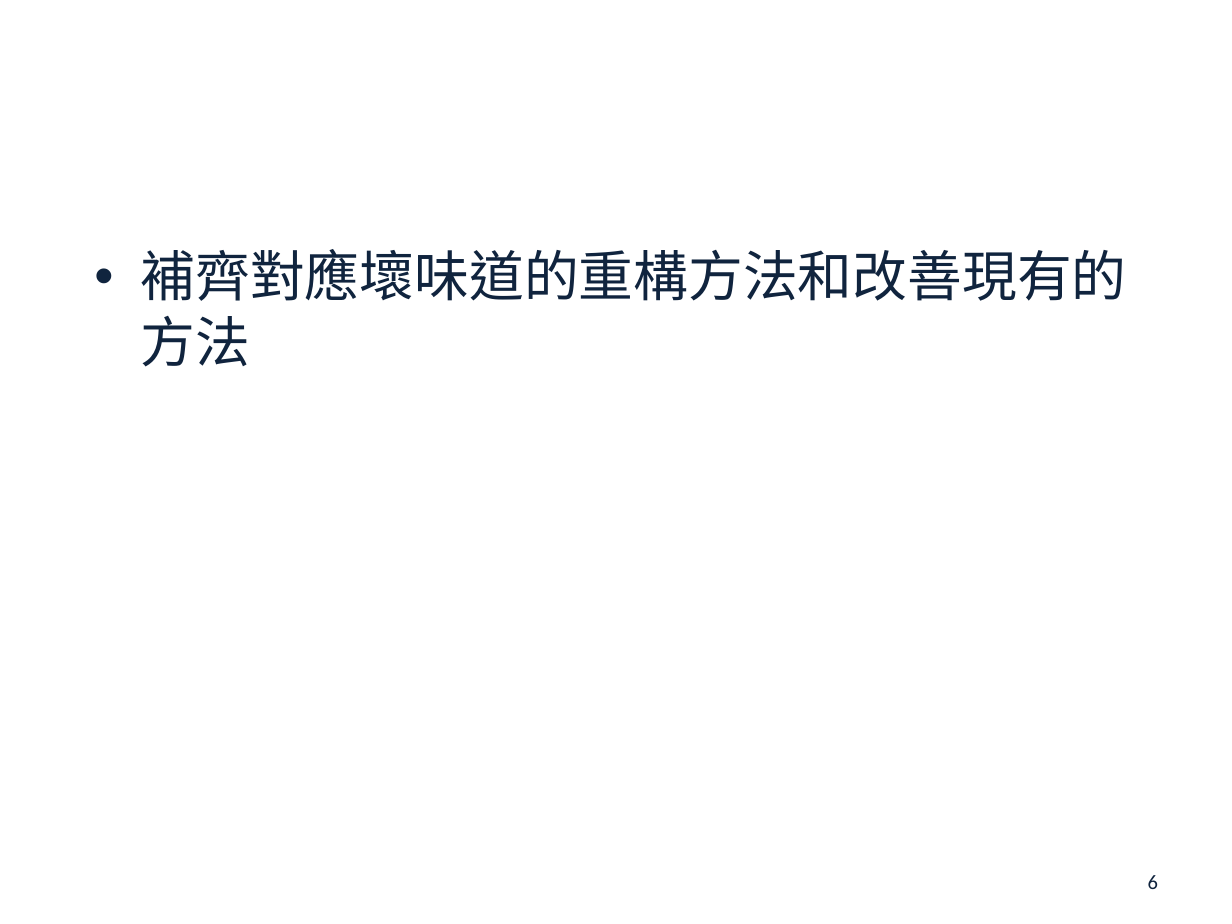
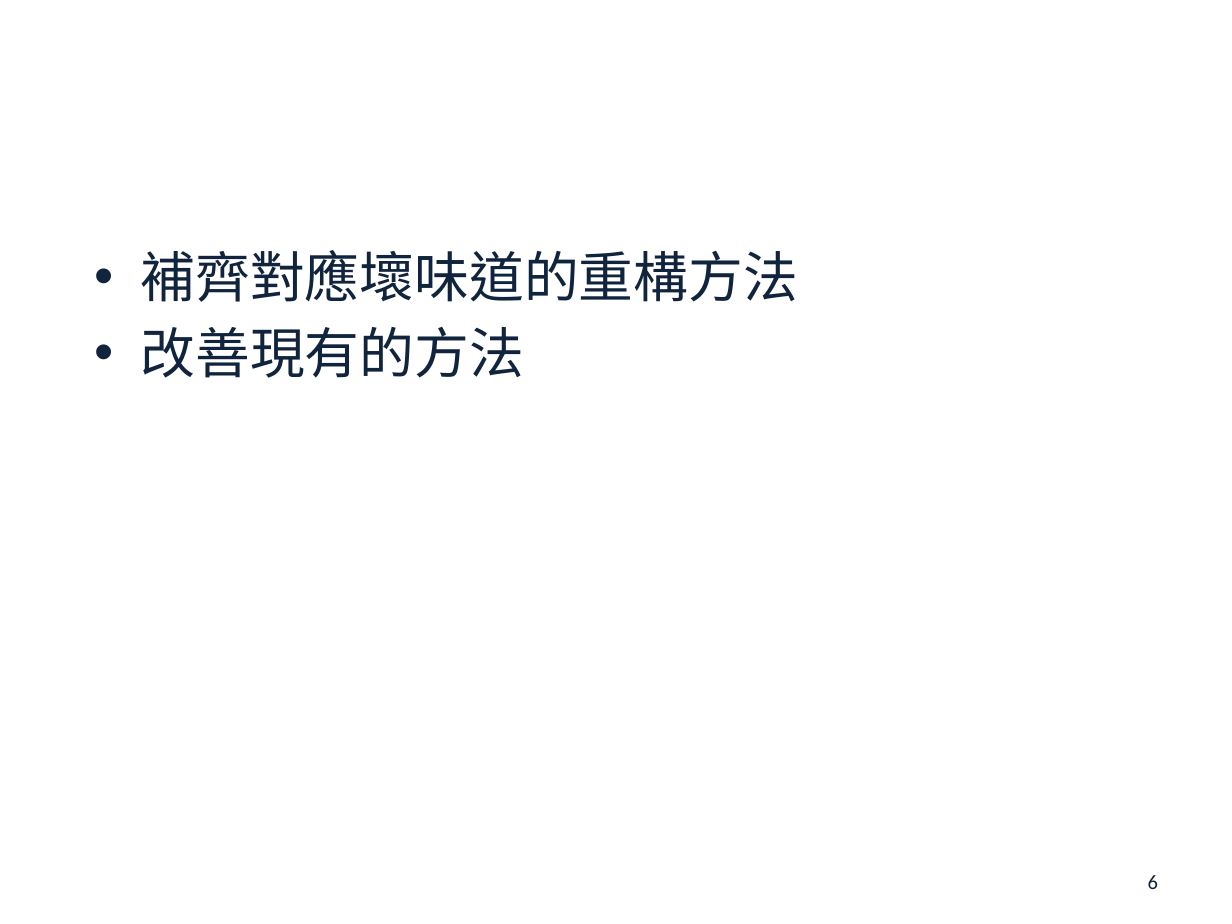
Before and after one commit to s7130457/thesis, a slide deck: slide 6 of 楊雅雯-口試投影片.pptx. Drawn at 1232x924 pixels with LibreOffice and Linux fonts; fonts in the diff are those of the drawing; background and template pictures are left out. Boxes give left, top, right and bottom in pixels: in the first picture for what was removed or moved away, otherwise in the second. Text is boxed around its words. In the diff, an @@ line names an element or a change of style, - is before the commit and + after.

```diff
--- a/楊雅雯-口試投影片.pptx
+++ b/楊雅雯-口試投影片.pptx
@@ text at (x1=141, y1=250, x2=798, y2=378): text changed @@
-• 補齊對應壞味道的重構方法和改善現有的方法
+• 補齊對應壞味道的重構方法
+• 改善現有的方法
```
Also in this commit, not shown: 4 other slides changed, 1 slide added, 1 slide removed.
